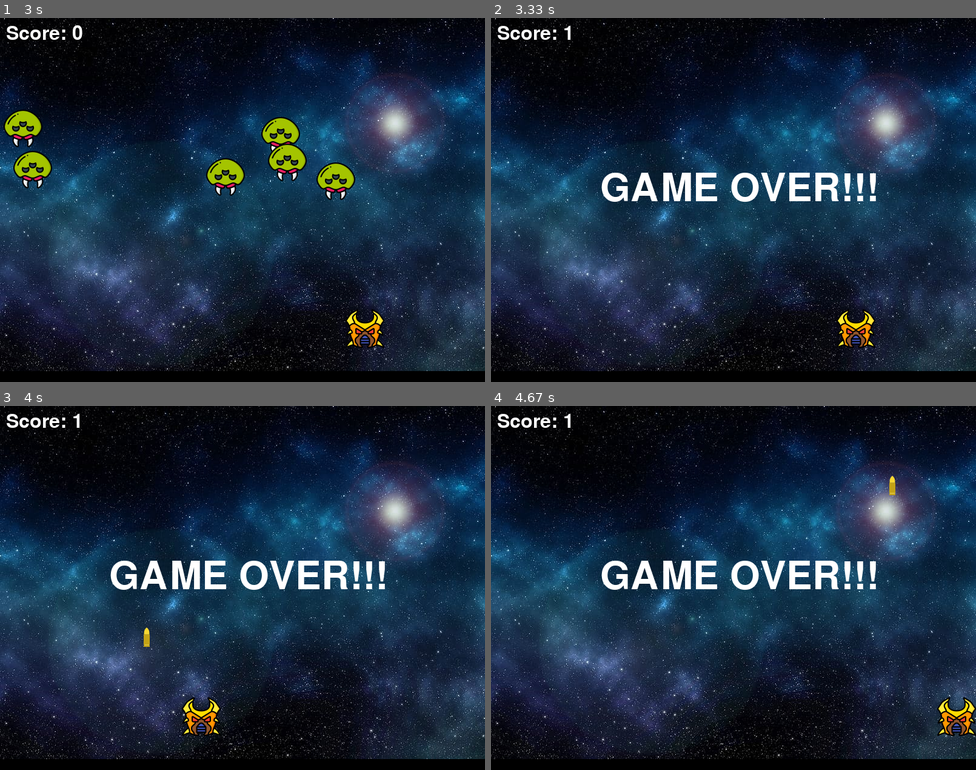
Above: before the commit, frames 1-4 (two rows, left to right).
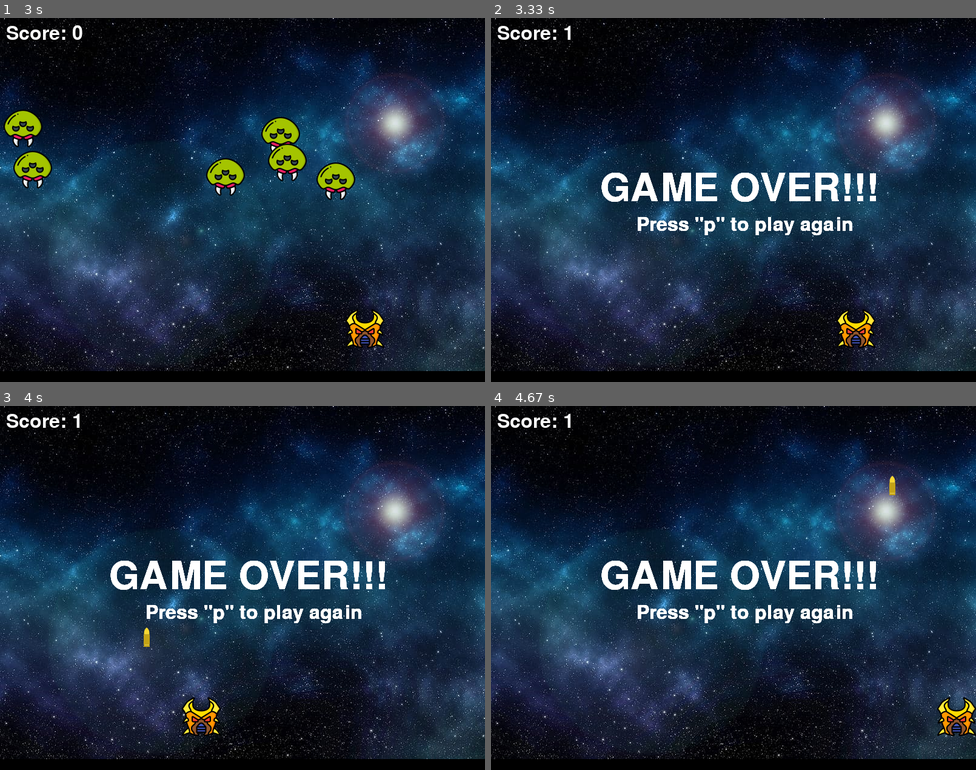
Above: after the commit, the same moments.

Repository: Charger1256A/Space-Invaders-Simple-Pygame
Game: pygame game, started from main.py
The game is run twice, just before and just after one commit, with the same random seed, the same clock (stepped at 60 frames per second) and the same inputs.
Inputs:
- Up to frame 1 (3 s): hold D 0.33-0.8 s; hold D 0.83-1.3 s; hold A 1.33-1.87 s; hold A 1.9-2.3 s; hold D 2.33-2.97 s
- Up to frame 2 (3.33 s): tap Space at 3 s
- Up to frame 3 (4 s): hold A 3.33-3.8 s; tap Space at 3.4, 3.7, 3.9 s; hold D from 3.83 s (still down)
- Up to frame 4 (4.67 s): tap Space at 4.2, 4.4 s; release D at 4.3 s; hold D from 4.33 s (still down)

Frame 1 is identical in both runs. In frame 2, 1.1% of the frame differs, in the area x 22-80%, y 42-60%; in frame 3, 1.1%; in frame 4, 1.1%.

Commit message:
Added play again

Diff:
--- a/main.py
+++ b/main.py
@@ -68,6 +68,8 @@
 def game_over_text():
     over_text = over_font.render("GAME OVER!!!", True, (255, 255, 255))
     screen.blit(over_text, (180, 250))
+    play_again_text = font.render('Press "p" to play again', True, (255, 255, 255))
+    screen.blit(play_again_text, (240, 325))
 
 def player(x, y):
     screen.blit(playerImg, (x, y))
@@ -86,6 +88,13 @@
         return True
     else:
         return False
+
+# Play again
+def play_again():
+    for i in range(num_of_enemies):
+        EnemyX[i] = random.randint(0, 800)
+        EnemyY[i] = random.randint(50, 150)
+        enemy(EnemyX[i], EnemyY[i], i)
 
 # Game loop
 running = True
@@ -133,7 +142,9 @@
                 EnemyY[j] = 2000
 
             game_over_text()
-            break
+            if event.type == pygame.KEYDOWN:
+                if event.key == pygame.K_p:
+                   play_again()
 
         EnemyX[i] += EnemyX_change[i]
 
